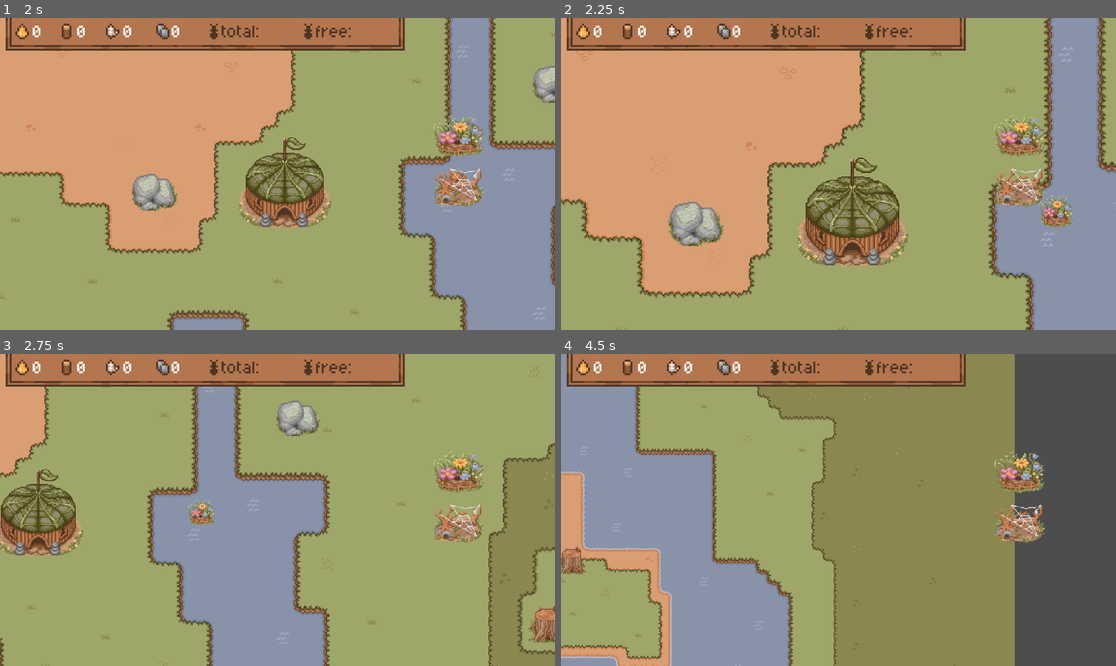
Above: before the commit, frames 1-4 (two rows, left to right).
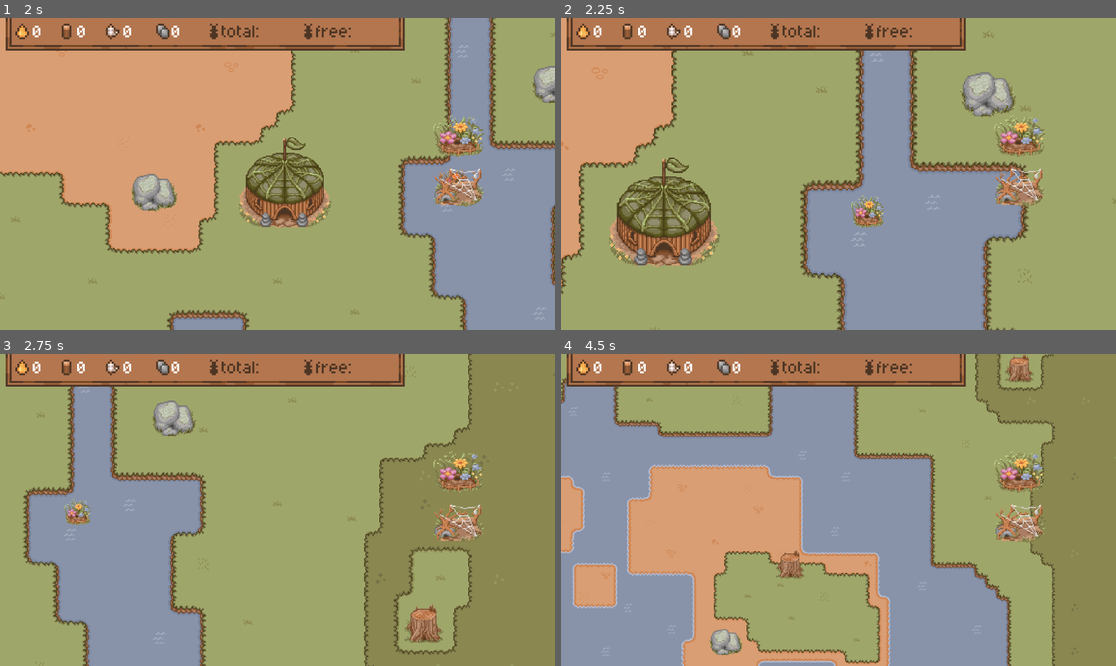
Above: after the commit, the same moments.

Repository: akamikado/brainless-jam
Game: Godot game, scene res://Nodes/main.tscn
Two runs of this game, one before a commit and one after it. Both use one fixed random seed, a clock stepped at 60 frames per second and the inputs below.
Inputs (mouse positions are in pixels of both pictures, inside the frame that each line leads up to):
- Up to frame 1 (2 s): click (460, 136) at 0.5 s; click (460, 186) at 1.25 s
- Up to frame 2 (2.25 s): tap Enter at 2 s; move the mouse to (605, 33) at 2.02 s; hold D (right, bound only after the commit) from 2.03 s (still down); hold Mouse wheel up (zoom_in, bound only after the commit) from 2.03 s (still down); click (605, 33) at 2.17 s
- Up to frame 3 (2.75 s): keep holding D (right, bound only after the commit); keep holding Mouse wheel up (zoom_in, bound only after the commit); tap Mouse wheel down (zoom_out, bound only after the commit) at 2.3 s
- Up to frame 4 (4.5 s): move the mouse to (649, 369) at 2.77 s; release D (right, bound only after the commit) at 2.78 s; release Mouse wheel up (zoom_in, bound only after the commit) at 2.78 s; hold S (down, bound only after the commit) 2.78-3.53 s; tap Mouse wheel down (zoom_out, bound only after the commit) at 2.85, 3.8, 4.35 s; click (649, 369) at 2.92 s; tap Mouse wheel up (zoom_in, bound only after the commit) at 3.05 s; move the mouse to (694, 369) at 3.52 s; hold D (right, bound only after the commit) 3.53-4.28 s; hold Mouse wheel up (zoom_in, bound only after the commit) 3.53-4.28 s; click (694, 369) at 3.67 s; move the mouse to (744, 369) at 4.27 s; hold W (up, bound only after the commit) from 4.28 s (still down); click (744, 369) at 4.42 s

Frame 1 is identical in both runs. In frame 2, 62% of the frame differs, in the area x 0-100%, y 0-100%; in frame 3, 56%; in frame 4, 76%.

Commit message:
changed the camera controls

Diff:
--- a/Nodes/main.tscn
+++ b/Nodes/main.tscn
@@ -22,6 +22,8 @@
 texture = ExtResource("5_r680b")
 
 [node name="Camera2D" type="Camera2D" parent="." unique_id=156765559]
+position = Vector2(600, 600)
+zoom = Vector2(0.5, 0.5)
 limit_left = -100
 limit_top = -100
 limit_right = 1300
--- a/Scripts/camera-controls.gd
+++ b/Scripts/camera-controls.gd
@@ -1,39 +1,25 @@
 extends Camera2D
 
-@export var camera_speed = 3
-
-func _ready() -> void:
-	position = Vector2(600,600)
-	zoom = Vector2(0.5, 0.5)
-	pass
+@export var camera_speed := 1000
 
 func _process(delta: float) -> void:
-	if Input.is_key_pressed(KEY_W):
-		offset.y -= camera_speed
-	if Input.is_key_pressed(KEY_S):
-		offset.y += camera_speed
-	if Input.is_key_pressed(KEY_A):
-		offset.x -= camera_speed
-	if Input.is_key_pressed(KEY_D):
-		offset.x += camera_speed
-
-	pass
+	var direction = Input.get_vector("left", "right", "up", "down")
+	global_position = get_screen_center_position() + direction.normalized() * camera_speed * delta
 
 func _unhandled_input(event: InputEvent) -> void:
-	if event is InputEventMouseButton and event.pressed:
-		match event.button_index:
-			MOUSE_BUTTON_WHEEL_UP:
-				camera_speed = max(3, camera_speed - 5)
-				var zoom_pos = get_global_mouse_position()
-				zoom_at(zoom_pos, zoom.x * 1.2)
-			MOUSE_BUTTON_WHEEL_DOWN:
-				camera_speed += 5
-				var zoom_pos = get_global_mouse_position()
-				zoom_at(zoom_pos, zoom.x * 0.8)
+	if event.is_action_pressed("zoom_out"):
+		camera_speed += 5
+		var zoom_pos = get_global_mouse_position()
+		zoom_at(zoom_pos, zoom.x * 0.8)
+	elif event.is_action_pressed("zoom_in"):
+		var zoom_pos = get_global_mouse_position()
+		camera_speed = max(3, camera_speed - 5)
+		zoom_at(zoom_pos, zoom.x * 1.2)
 
 
 func zoom_at(pos: Vector2, scale: float) -> void:
-	zoom.x = scale
-	zoom.y = scale
+	# max zoom is around 0.191 i think
+	zoom.x = clampf(scale, 0.19, 1)
+	zoom.y = clampf(scale, 0.19, 1)
 	var movement = pos - get_global_mouse_position()
-	offset += movement
+	global_position += movement
--- a/project.godot
+++ b/project.godot
@@ -12,7 +12,7 @@
 
 config/name="Brainless Jam"
 run/main_scene="uid://nhvv4snb6iob"
-config/features=PackedStringArray("4.6", "Forward Plus")
+config/features=PackedStringArray("4.7", "Forward Plus")
 config/icon="res://icon.svg"
 
 [autoload]
@@ -27,6 +27,39 @@
 window/size/window_height_override=1080
 window/stretch/mode="canvas_items"
 
+[input]
+
+up={
+"deadzone": 0.2,
+"events": [Object(InputEventKey,"resource_local_to_scene":false,"resource_name":"","device":-1,"window_id":0,"alt_pressed":false,"shift_pressed":false,"ctrl_pressed":false,"meta_pressed":false,"pressed":false,"keycode":0,"physical_keycode":87,"key_label":0,"unicode":119,"location":0,"echo":false,"script":null)
+]
+}
+down={
+"deadzone": 0.2,
+"events": [Object(InputEventKey,"resource_local_to_scene":false,"resource_name":"","device":-1,"window_id":0,"alt_pressed":false,"shift_pressed":false,"ctrl_pressed":false,"meta_pressed":false,"pressed":false,"keycode":0,"physical_keycode":83,"key_label":0,"unicode":115,"location":0,"echo":false,"script":null)
+]
+}
+left={
+"deadzone": 0.2,
+"events": [Object(InputEventKey,"resource_local_to_scene":false,"resource_name":"","device":-1,"window_id":0,"alt_pressed":false,"shift_pressed":false,"ctrl_pressed":false,"meta_pressed":false,"pressed":false,"keycode":0,"physical_keycode":65,"key_label":0,"unicode":97,"location":0,"echo":false,"script":null)
+]
+}
+right={
+"deadzone": 0.2,
+"events": [Object(InputEventKey,"resource_local_to_scene":false,"resource_name":"","device":-1,"window_id":0,"alt_pressed":false,"shift_pressed":false,"ctrl_pressed":false,"meta_pressed":false,"pressed":false,"keycode":0,"physical_keycode":68,"key_label":0,"unicode":100,"location":0,"echo":false,"script":null)
+]
+}
+zoom_in={
+"deadzone": 0.2,
+"events": [Object(InputEventMouseButton,"resource_local_to_scene":false,"resource_name":"","device":-1,"window_id":0,"alt_pressed":false,"shift_pressed":false,"ctrl_pressed":false,"meta_pressed":false,"button_mask":8,"position":Vector2(137, 20),"global_position":Vector2(149, 80),"factor":1.0,"button_index":4,"canceled":false,"pressed":true,"double_click":false,"script":null)
+]
+}
+zoom_out={
+"deadzone": 0.2,
+"events": [Object(InputEventMouseButton,"resource_local_to_scene":false,"resource_name":"","device":-1,"window_id":0,"alt_pressed":false,"shift_pressed":false,"ctrl_pressed":false,"meta_pressed":false,"button_mask":16,"position":Vector2(133, 15),"global_position":Vector2(145, 75),"factor":1.0,"button_index":5,"canceled":false,"pressed":true,"double_click":false,"script":null)
+]
+}
+
 [physics]
 
 3d/physics_engine="Jolt Physics"
